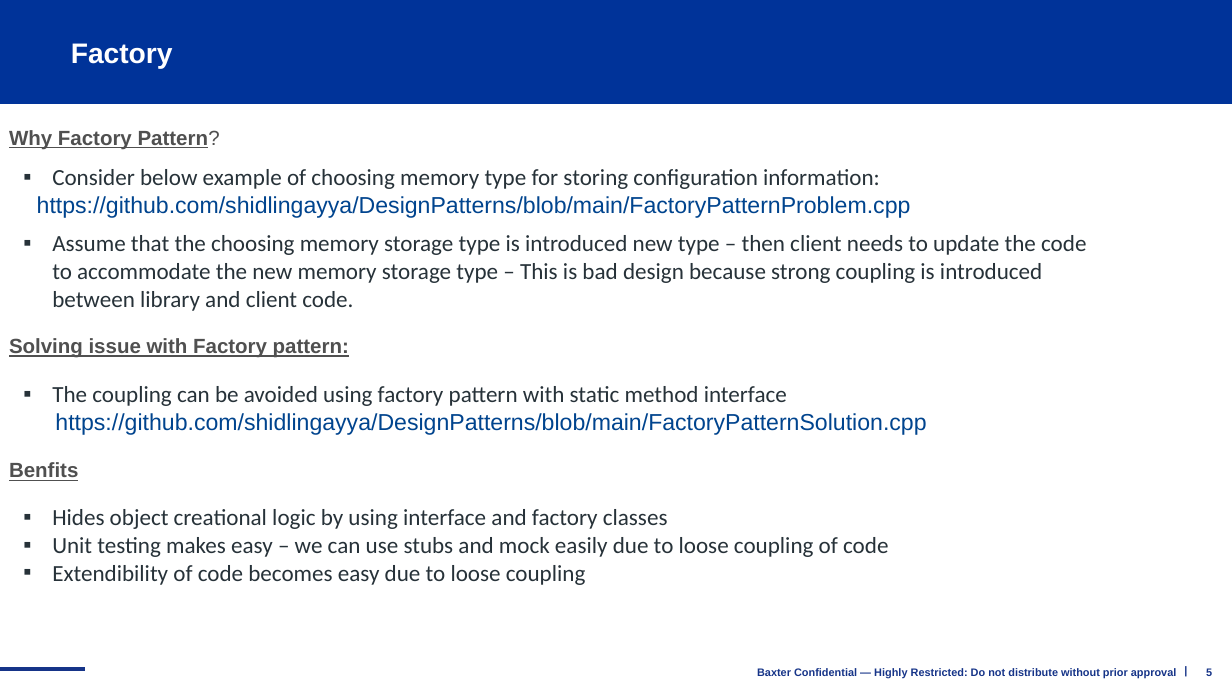
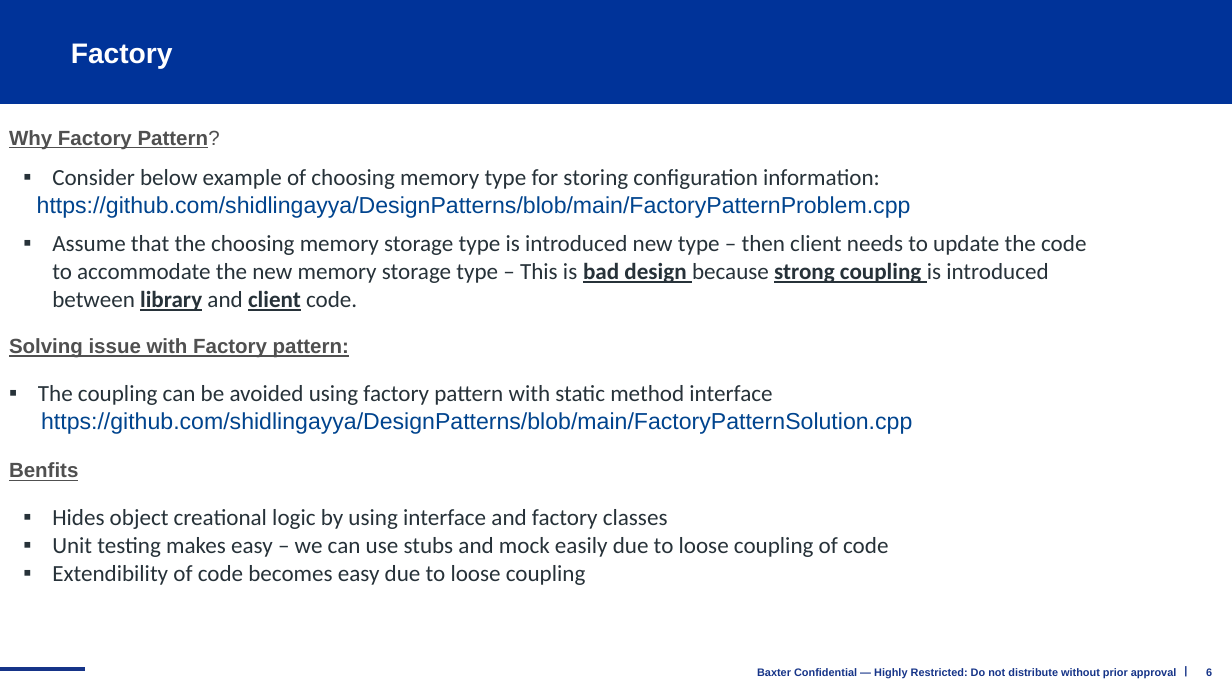
Before and after one commit to shidlingayya/DesignPatterns, a slide deck: slide 6 of C++ Design Patterns.pptx (slide 5 before the commit). Drawn at 1232x693 pixels with LibreOffice and Linux fonts; fonts in the diff are those of the drawing; background and template pictures are left out. Boxes give left, top, right and bottom in pixels: in the first picture for what was removed or moved away, otherwise in the second. Text is boxed around its words. In the diff, an @@ line names an element or a change of style, - is before the commit and + after.

```diff
--- a/C++ Design Patterns.pptx
+++ b/C++ Design Patterns.pptx
@@ text "Assume that the choosing memory ..." at box(52, 235, 1086, 311): bold on, underline on in "bad design strong coupling library client" @@
@@ text "The coupling can be avoided ...": place and size @@
-text "The coupling can be avoided ..." at box(52, 386, 926, 435)
+text "The coupling can be avoided ..." at box(38, 385, 912, 434)
```
Also in this commit, not shown: 11 other slides changed, 14 slides added, 1 slide removed.
